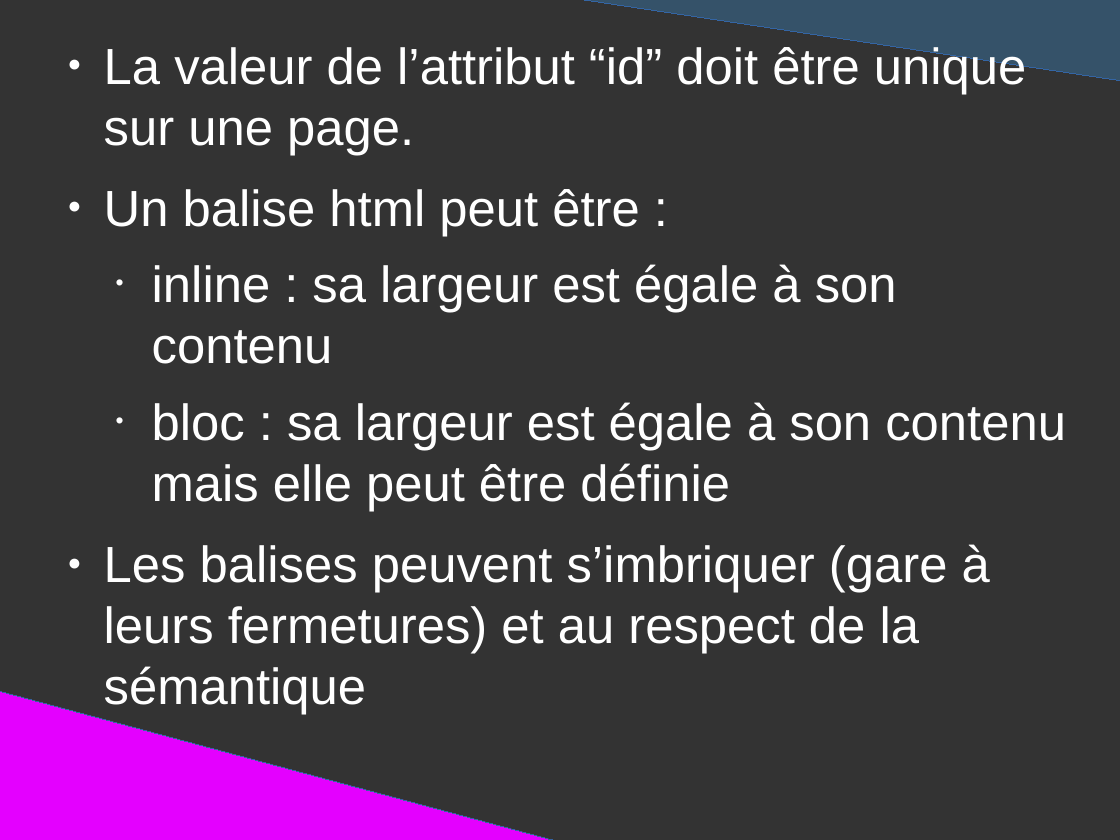
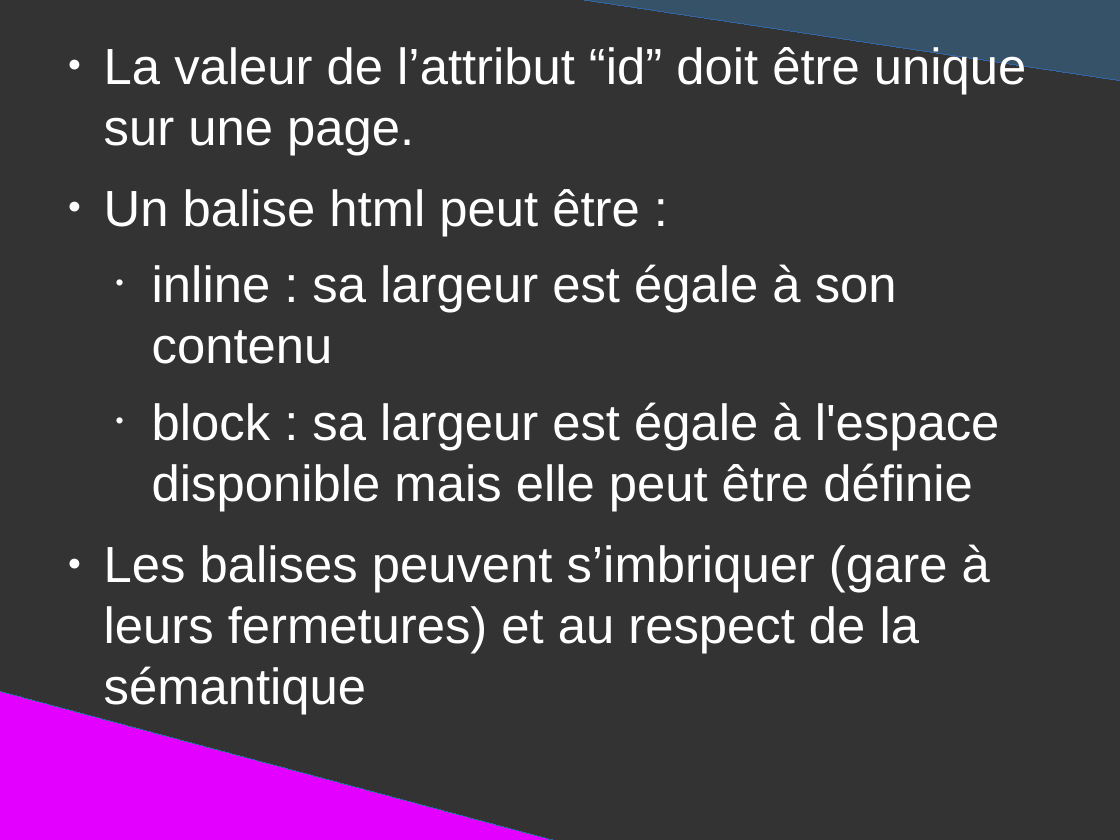
Before and after one commit to DanYellow/presentations, a slide deck: slide 57 of mmi/html/travaux-pratiques/numero-1/presentation.odp. Drawn at 1120x840 pixels with LibreOffice and Linux fonts; fonts in the diff are those of the drawing. Boxes give left, top, right and bottom in pixels: in the first picture for what was removed or moved away, otherwise in the second. Text is boxed around its words. In the diff, an @@ line names an element or a change of style, - is before the commit and + after.

```diff
--- a/mmi/html/travaux-pratiques/numero-1/presentation.odp
+++ b/mmi/html/travaux-pratiques/numero-1/presentation.odp
@@ text at (152,402,1000,512): text changed @@
-  • bloc : sa largeur est égale à son contenu mais elle peut être définie
+  • block : sa largeur est égale à l'espace disponible mais elle peut être définie
```
Also in this commit, not shown: 8 other slides changed, 3 other files.
